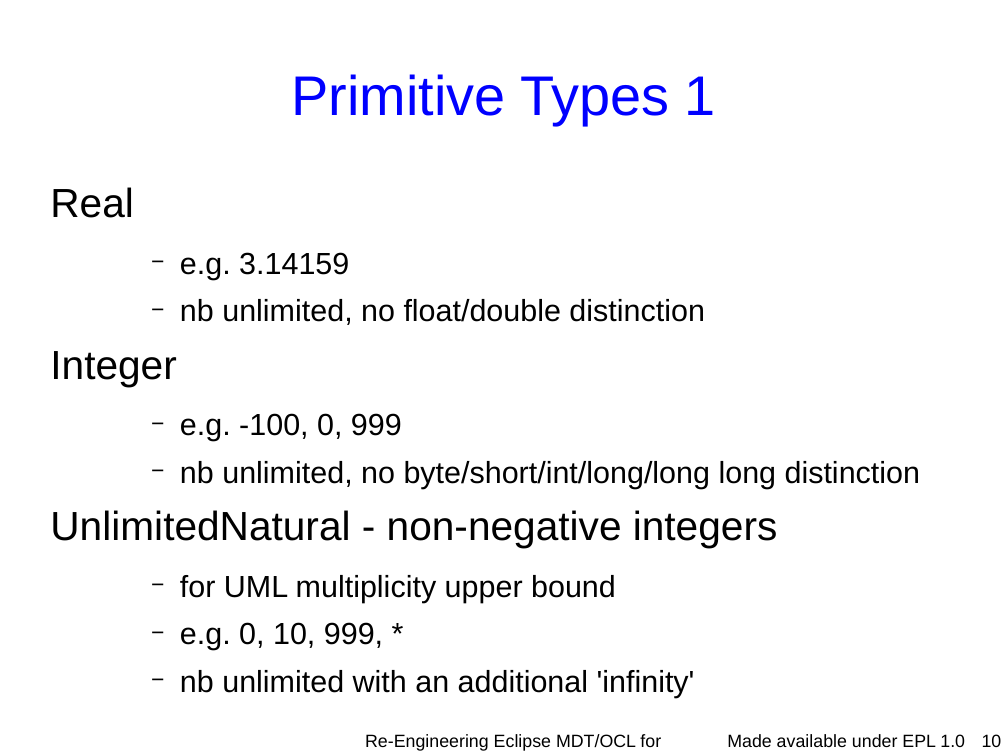
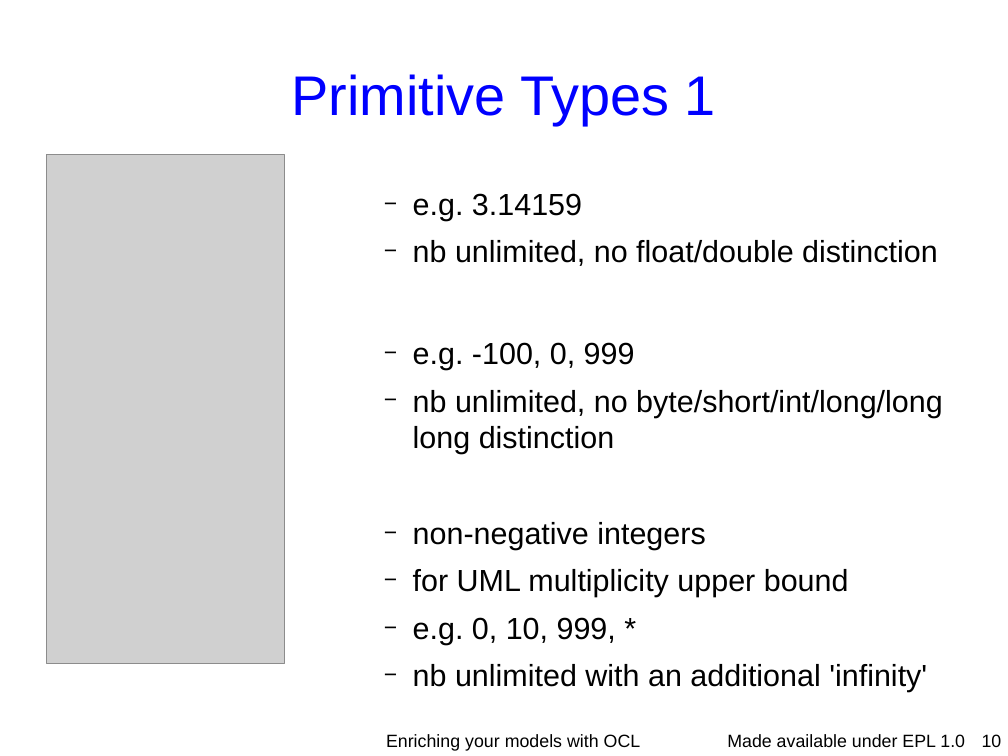
Before and after one commit to eclipse-ocl/ocl-website, a slide deck: slide 10 of ocl/docs/publications/ESE2010LongTalk/EnrichingWithOCL.odp. Drawn at 1008x756 pixels with LibreOffice and Linux fonts; fonts in the diff are those of the drawing; grey boxes stand for pictures; background and template pictures are left out. Boxes give left, top, right and bottom in pixels: in the first picture for what was removed or moved away, otherwise in the second. Text is boxed around its words. In the diff, an @@ line names an element or a change of style, - is before the commit and + after.

```diff
--- a/ocl/docs/publications/ESE2010LongTalk/EnrichingWithOCL.odp
+++ b/ocl/docs/publications/ESE2010LongTalk/EnrichingWithOCL.odp
@@ text "e.g. 3.14159" moved from (x1=50, y1=187, x2=920, y2=697) to (x1=413, y1=193, x2=943, y2=692) @@
@@ picture added at (x1=47, y1=155, x2=284, y2=664) @@
@@ text at (x1=50, y1=187, x2=134, y2=218): paragraph removed @@
-Real
@@ text at (x1=50, y1=351, x2=176, y2=386): paragraph removed @@
-Integer
@@ text at (x1=413, y1=522, x2=705, y2=550): text changed; size 32 to 24 pt @@
-UnlimitedNatural - non-negative integers
+    − non-negative integers
@@ text at (x1=386, y1=734, x2=641, y2=751): text changed @@
-Re-Engineering Eclipse MDT/OCL for Xtext
+Enriching your models with OCL
```
Also in this commit, not shown: 29 other slides changed, 12 slides added, 3 other files.
